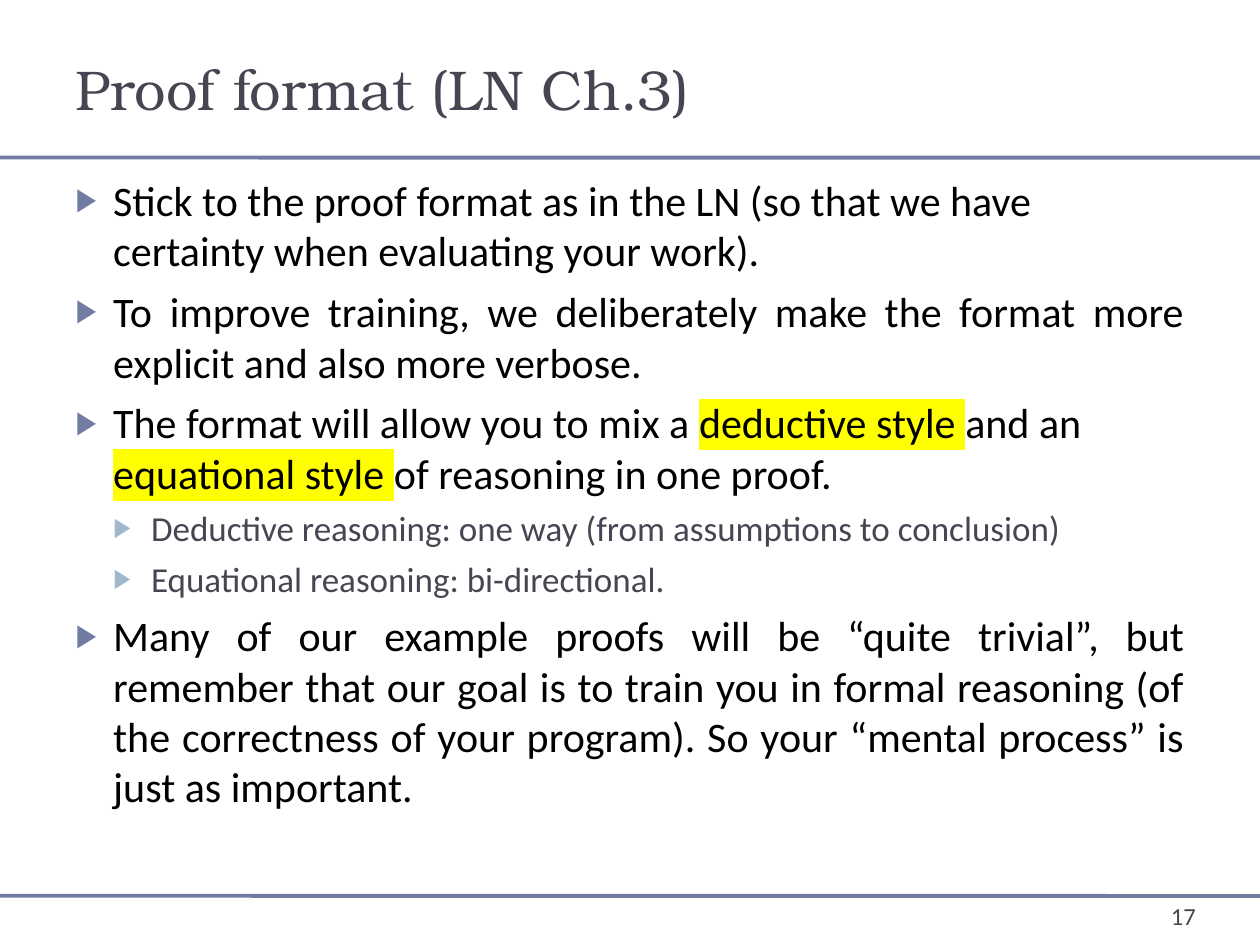
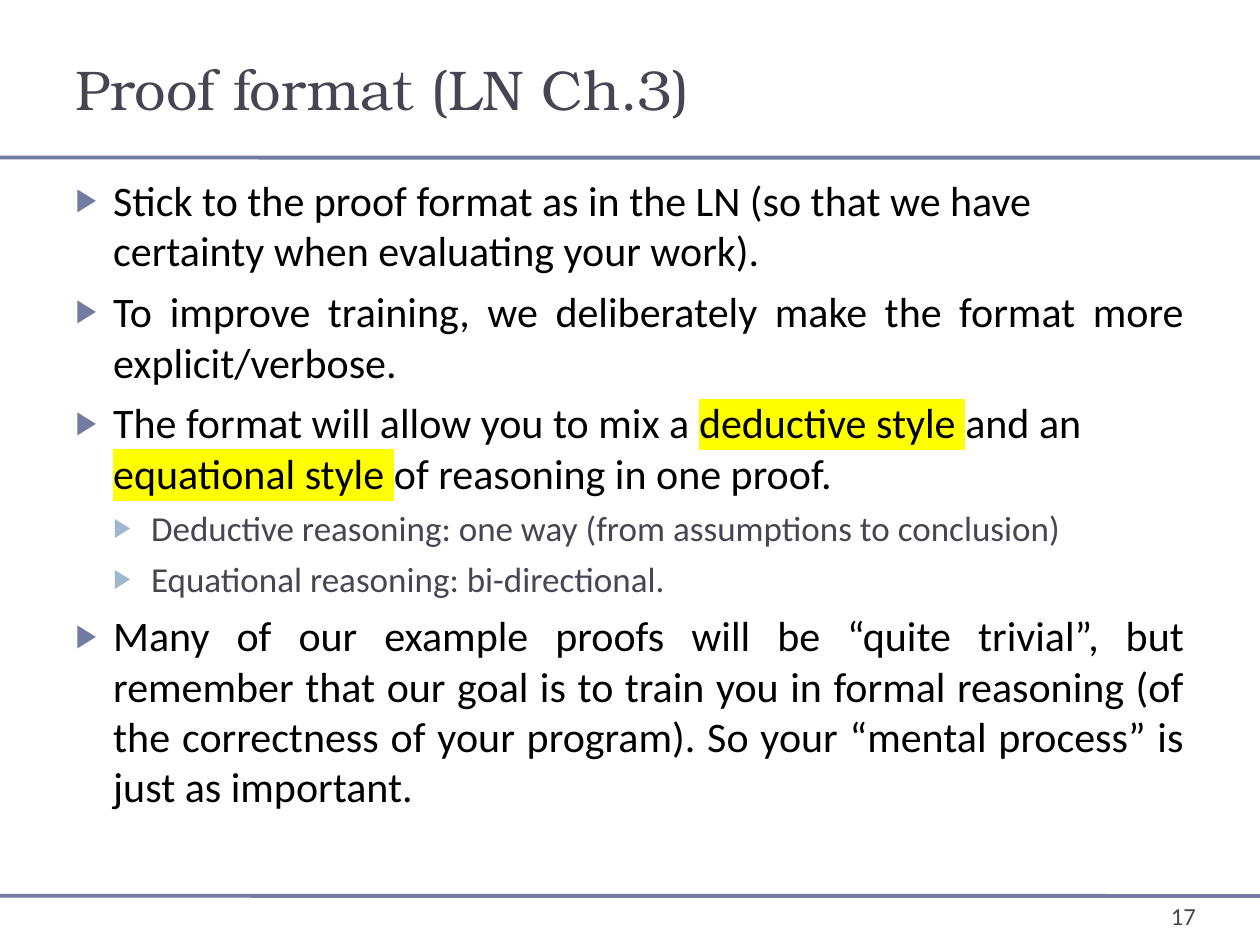
Before and after one commit to wooshrow/b3stv, a slide deck: slide 17 of slides/predlogic.pptx. Drawn at 1260x945 pixels with LibreOffice and Linux fonts; fonts in the diff are those of the drawing. Boxes give left, top, right and bottom in pixels: in the first picture for what was removed or moved away, otherwise in the second. Text is boxed around its words. In the diff, an @@ line names an element or a change of style, - is before the commit and + after.

```diff
--- a/slides/predlogic.pptx
+++ b/slides/predlogic.pptx
@@ text at [113, 297, 1184, 385]: text changed @@
-▶ To improve training, we deliberately make the format more explicit and also more verbose.
+▶ To improve training, we deliberately make the format more explicit/verbose.
```
Also in this commit, not shown: 5 other slides changed, 1 other file.
